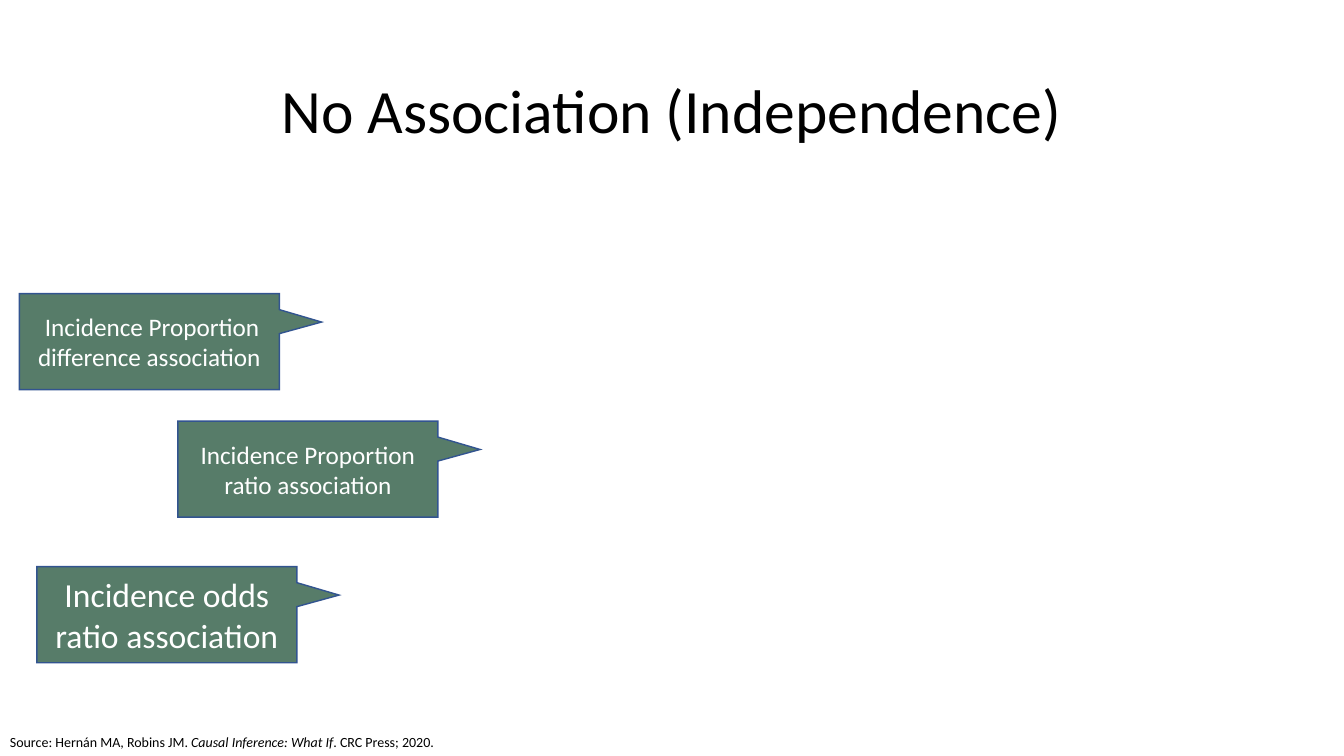
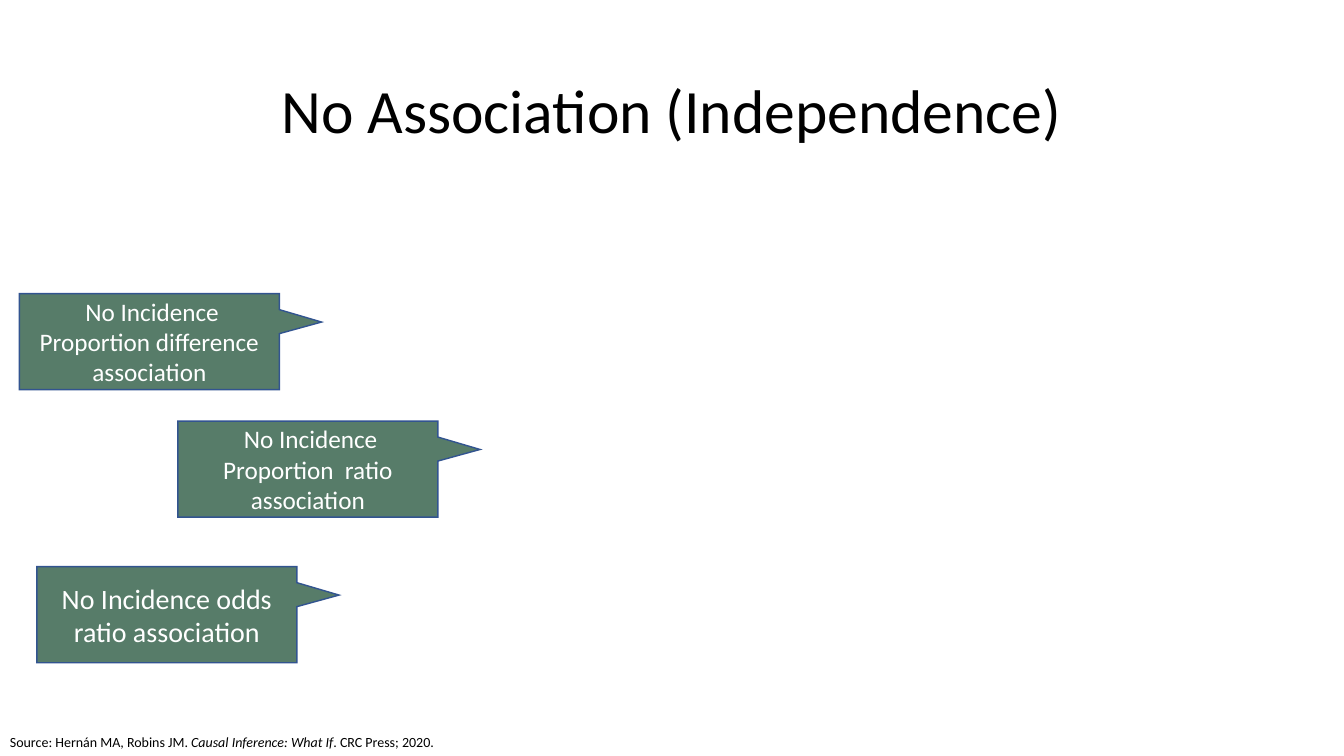
Before and after one commit to brad-cannell/epi_3_public, a slide deck: slide 30 of modules/04 Measures of Association/measures_of_assocaition.pptx. Drawn at 1344x756 pixels with LibreOffice and Linux fonts; fonts in the diff are those of the drawing; grey boxes stand for pictures. Boxes give left, top, right and bottom in pixels: in the first picture for what was removed or moved away, otherwise in the second. Text is boxed around its words. In the diff, an @@ line names an element or a change of style, - is before the commit and + after.

```diff
--- a/modules/04 Measures of Association/measures_of_assocaition.pptx
+++ b/modules/04 Measures of Association/measures_of_assocaition.pptx
@@ text in speech box at [40,303,259,381]: text changed @@
-Incidence Proportion difference association
+No Incidence Proportion difference association
@@ text in speech box at [223,430,392,509]: text changed @@
-Incidence Proportion ratio association
+No Incidence Proportion ratio association
@@ text in speech box at [62,589,271,642]: text changed; size 24 to 20 pt @@
-Incidence odds ratio association
+No Incidence odds ratio association
```
Also in this commit, not shown: 3 other slides changed, 1 slide added, 4 other files.
